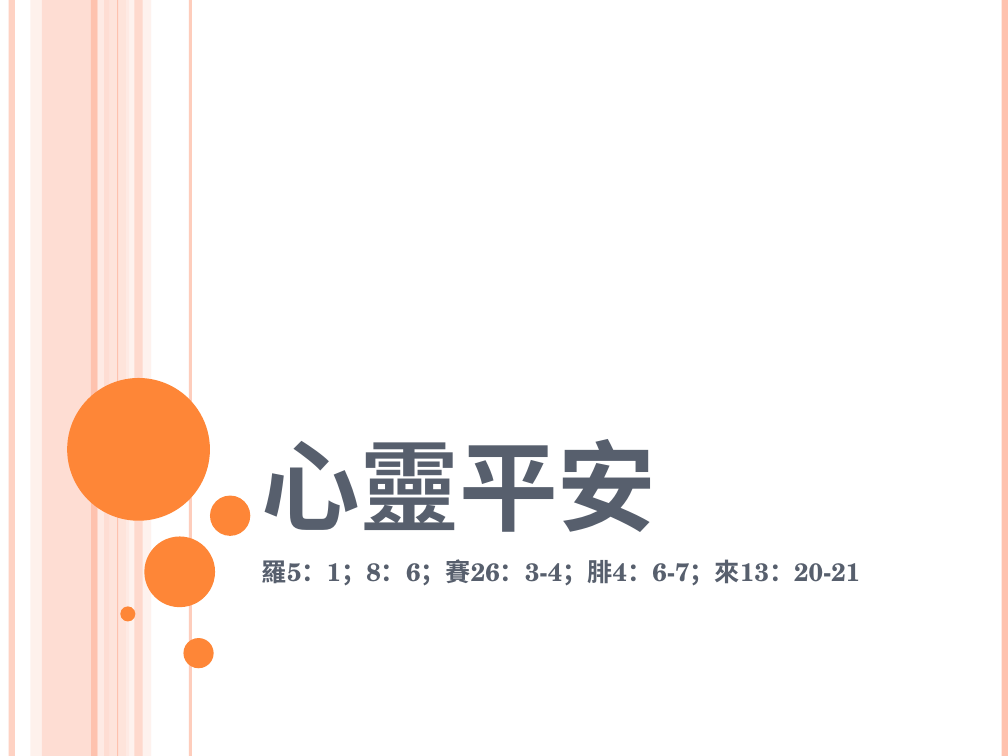
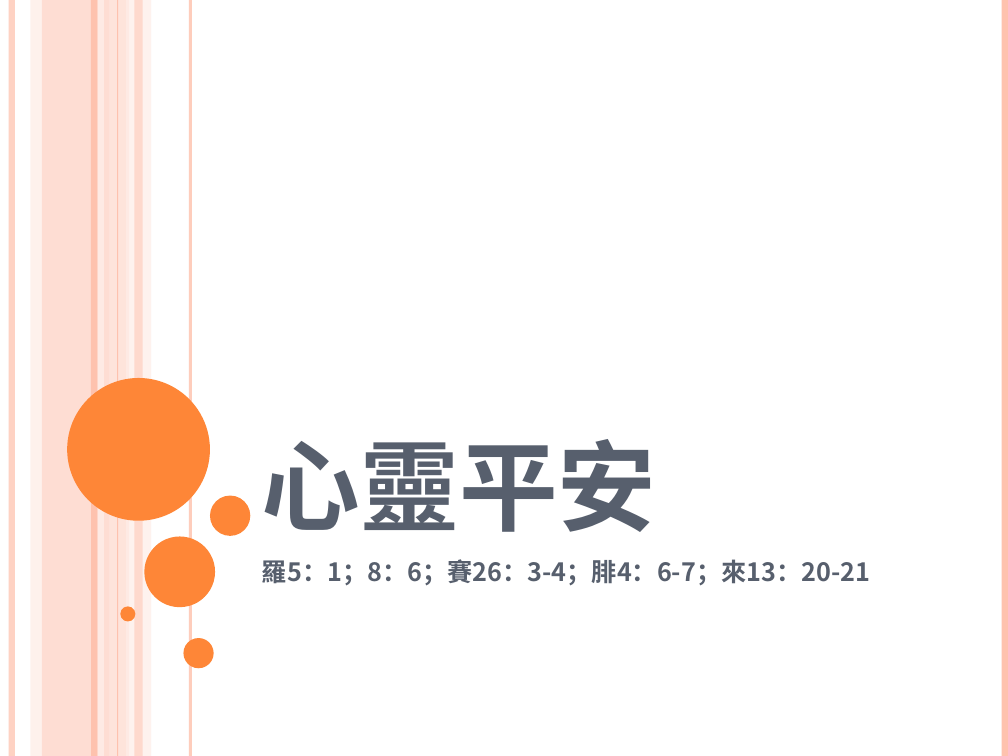
Before and after one commit to batisuoc/worship-resources, a slide deck: slide 1 of 71心靈平安.pptx. Drawn at 1008x756 pixels with LibreOffice and Linux fonts; fonts in the diff are those of the drawing. Boxes give left, top, right and bottom in pixels: in the first picture for what was removed or moved away, otherwise in the second. Text is boxed around its words. In the diff, an @@ line names an element or a change of style, - is before the commit and + after.

```diff
--- a/71心靈平安.pptx
+++ b/71心靈平安.pptx
@@ subtitle "羅5：1；8：6；賽26：3-4；腓4：6-7；來13：20-21" at (262, 559, 870, 586): font TeX Gyre Schola to Noto Sans CJK SC @@
```
Also in this commit, not shown: 4 other slides changed.
